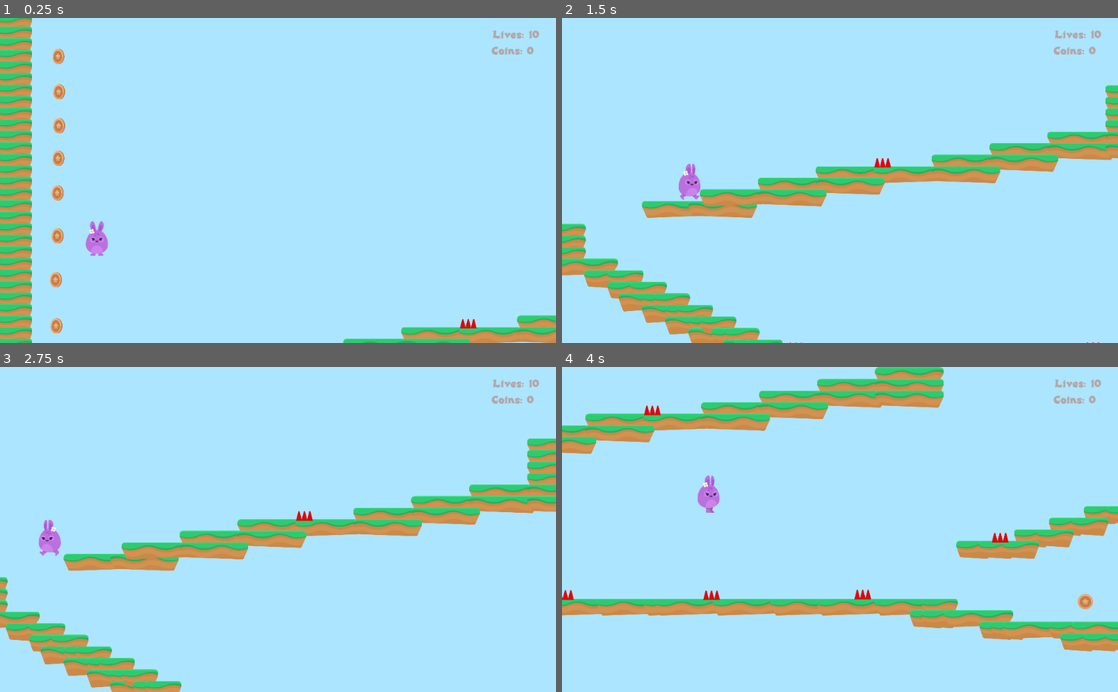
Above: before the commit, frames 1-4 (two rows, left to right).
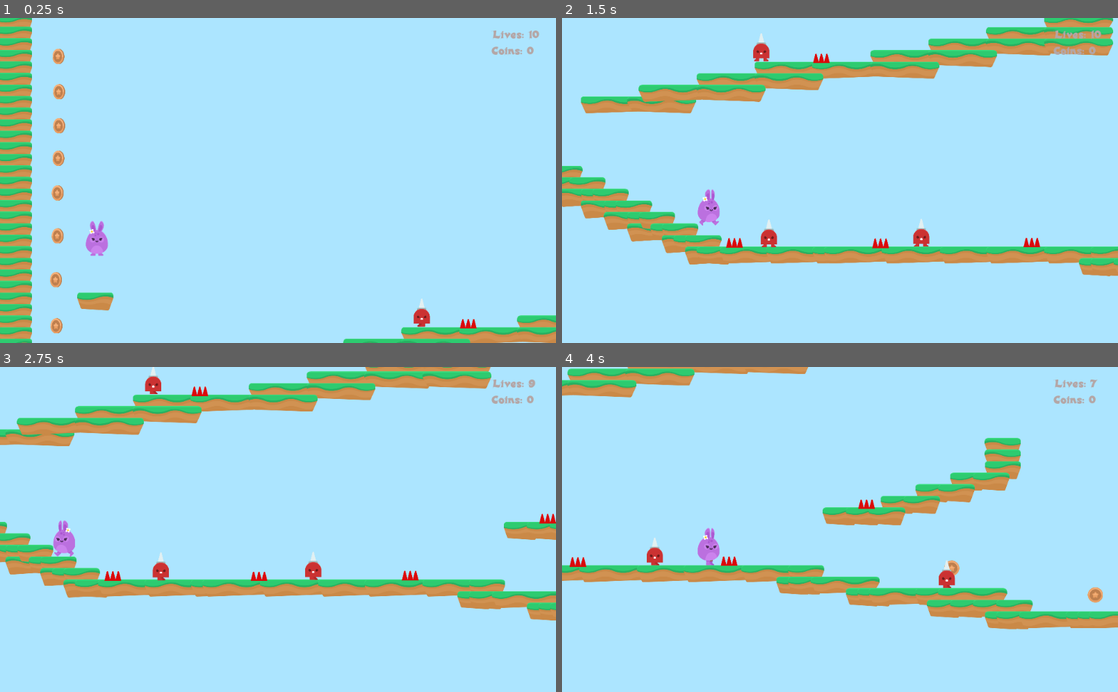
Above: after the commit, the same moments.

Repository: ikostan/IntroToGodot
Game: Godot game, scene res://Levels/Level_1.tscn
Two runs of this game, one before a commit and one after it. Both use one fixed random seed, a clock stepped at 60 frames per second and the inputs below.
Inputs:
- Up to frame 1 (0.25 s): no input
- Up to frame 2 (1.5 s): hold Right (right) from 0.53 s (still down); tap Space (jump) at 0.77 s
- Up to frame 3 (2.75 s): tap Space (jump) at 1.52 s; release Right (right) at 2.03 s; hold Left (left) from 2.03 s (still down)
- Up to frame 4 (4 s): release Left (left) at 2.78 s; hold Right (right) from 2.78 s (still down); tap Space (jump) at 3.02, 3.77 s

The runs differ from the first frame. In frame 1, 0.5% of the frame differs, in the area x 13-78%, y 84-96%; in frame 2, 27%, in the area x 0-100%, y 0-100%; in frame 3, 26%; in frame 4, 26%.

Commit message:
First NPC -> SpikeMan

Diff:
--- a/Hazards/Hazards.gd
+++ b/Hazards/Hazards.gd
@@ -2,7 +2,7 @@
 
 
 func _on_SpikesTop_body_entered(body):
-	"SpikesTop listener"
+	"SpikesTop, NPC listener"
 
 	# DEBUG only
 	# load GLOBALS
--- a/Levels/Level_1.tscn
+++ b/Levels/Level_1.tscn
@@ -9,6 +9,7 @@
 [ext_resource path="res://Levels/GameState.gd" type="Script" id=7]
 [ext_resource path="res://GUI/GUI.tscn" type="PackedScene" id=8]
 [ext_resource path="res://Coin/Coin.tscn" type="PackedScene" id=9]
+[ext_resource path="res://NPC/SpikeMan.tscn" type="PackedScene" id=10]
 
 [node name="Level_1" type="Node2D"]
 script = ExtResource( 7 )
@@ -20,7 +21,7 @@
 tile_set = ExtResource( 2 )
 collision_layer = 2
 format = 1
-tile_data = PoolIntArray( -2424873, 1, 0, -2359337, 1, 0, -2 …(521 unchanged characters)… 9, 1, 0, -917485, 0, 0, -786473, 1, 0, -851954, 0, 0, -851949, 536870912, 0, -72 …(2270 unchanged characters)…
+tile_data = PoolIntArray( -2424873, 1, 0, -2359337, 1, 0, -2 …(521 unchanged characters)… 9, 1, 0, -917485, 0, 0, -786473, 1, 0, -786466, 1, 0, -851954, 0, 0, -851949, 536870912, 0, -72 …(2270 unchanged characters)…
 
 [node name="Items" type="Node" parent="."]
 
@@ -109,29 +110,54 @@
 
 [node name="Hazards" type="Node" parent="."]
 
-[node name="SpikesTop" parent="Hazards" instance=ExtResource( 3 )]
+[node name="Spikes" type="Node" parent="Hazards"]
+
+[node name="SpikesTop" parent="Hazards/Spikes" instance=ExtResource( 3 )]
 position = Vector2( 2467.63, -1429.47 )
 collision_layer = 4
 
-[node name="SpikesTop2" parent="Hazards" instance=ExtResource( 3 )]
+[node name="SpikesTop2" parent="Hazards/Spikes" instance=ExtResource( 3 )]
 position = Vector2( -14.1423, -657.985 )
 collision_layer = 4
 
-[node name="SpikesTop3" parent="Hazards" instance=ExtResource( 3 )]
+[node name="SpikesTop3" parent="Hazards/Spikes" instance=ExtResource( 3 )]
 position = Vector2( 1907.85, 46.9213 )
 collision_layer = 4
 
-[node name="SpikesTop4" parent="Hazards" instance=ExtResource( 3 )]
+[node name="SpikesTop4" parent="Hazards/Spikes" instance=ExtResource( 3 )]
 position = Vector2( 1148.34, 362.039 )
 collision_layer = 4
 
-[node name="SpikesTop5" parent="Hazards" instance=ExtResource( 3 )]
+[node name="SpikesTop5" parent="Hazards/Spikes" instance=ExtResource( 3 )]
 position = Vector2( 312.95, 366.286 )
 collision_layer = 4
 
-[node name="SpikesTop6" parent="Hazards" instance=ExtResource( 3 )]
+[node name="SpikesTop6" parent="Hazards/Spikes" instance=ExtResource( 3 )]
 position = Vector2( -494.551, 363.687 )
 collision_layer = 4
+
+[node name="SpikeMans" type="Node" parent="Hazards"]
+
+[node name="SpikeMan" parent="Hazards/SpikeMans" instance=ExtResource( 10 )]
+position = Vector2( -246.364, -720.028 )
+
+[node name="SpikeMan2" parent="Hazards/SpikeMans" instance=ExtResource( 10 )]
+position = Vector2( -2025.73, -212.785 )
+
+[node name="SpikeMan3" parent="Hazards/SpikeMans" instance=ExtResource( 10 )]
+position = Vector2( -204.243, 310.474 )
+
+[node name="SpikeMan4" parent="Hazards/SpikeMans" instance=ExtResource( 10 )]
+position = Vector2( 2250.76, 433.959 )
+
+[node name="SpikeMan5" parent="Hazards/SpikeMans" instance=ExtResource( 10 )]
+position = Vector2( 637.551, 307.804 )
+
+[node name="SpikeMan6" parent="Hazards/SpikeMans" instance=ExtResource( 10 )]
+position = Vector2( 3253.24, 564.64 )
+
+[node name="SpikeMan7" parent="Hazards/SpikeMans" instance=ExtResource( 10 )]
+position = Vector2( 2922.2, -1483 )
 
 [node name="AudioStreamBackgroundMusic" type="AudioStreamPlayer" parent="."]
 stream = ExtResource( 4 )
--- /dev/null
+++ b/NPC/SpikeMan.tscn
@@ -0,0 +1,81 @@
+[gd_scene load_steps=7 format=2]
+
+[ext_resource path="res://GFX/Enemies/spikeMan_stand.png" type="Texture" id=1]
+[ext_resource path="res://GFX/Enemies/spikeMan_walk1.png" type="Texture" id=2]
+[ext_resource path="res://GFX/Enemies/spikeMan_walk2.png" type="Texture" id=3]
+[ext_resource path="res://Hazards/Hazards.gd" type="Script" id=4]
+
+[sub_resource type="SpriteFrames" id=1]
+animations = [ {
+"frames": [ ExtResource( 1 ) ],
+"loop": true,
+"name": "idle",
+"speed": 5.0
+}, {
+"frames": [ ExtResource( 2 ), ExtResource( 3 ) ],
+"loop": true,
+"name": "walk",
+"speed": 5.0
+} ]
+
+[sub_resource type="Animation" id=2]
+resource_name = "SpikeMan"
+length = 6.0
+loop = true
+step = 1.0
+tracks/0/type = "value"
+tracks/0/path = NodePath(".:position")
+tracks/0/interp = 1
+tracks/0/loop_wrap = true
+tracks/0/imported = false
+tracks/0/enabled = true
+tracks/0/keys = {
+"times": PoolRealArray( 0, 1, 2, 4, 5 ),
+"transitions": PoolRealArray( 1, 1, 1, 1, 1 ),
+"update": 0,
+"values": [ Vector2( 0, 0 ), Vector2( -100, 0 ), Vector2( -100, 0 ), Vector2( 100, 0 ), Vector2( 100, 0 ) ]
+}
+tracks/1/type = "value"
+tracks/1/path = NodePath("AnimatedSprite:flip_h")
+tracks/1/interp = 1
+tracks/1/loop_wrap = true
+tracks/1/imported = false
+tracks/1/enabled = true
+tracks/1/keys = {
+"times": PoolRealArray( 0, 1, 5 ),
+"transitions": PoolRealArray( 1, 1, 1 ),
+"update": 0,
+"values": [ true, false, true ]
+}
+tracks/2/type = "value"
+tracks/2/path = NodePath("AnimatedSprite:animation")
+tracks/2/interp = 1
+tracks/2/loop_wrap = true
+tracks/2/imported = false
+tracks/2/enabled = true
+tracks/2/keys = {
+"times": PoolRealArray( 0, 1, 2, 4, 5 ),
+"transitions": PoolRealArray( 1, 1, 1, 1, 1 ),
+"update": 1,
+"values": [ "walk", "idle", "walk", "idle", "walk" ]
+}
+
+[node name="SpikeMan" type="Node2D"]
+
+[node name="Area2D" type="Area2D" parent="."]
+position = Vector2( 71.1332, 0 )
+collision_layer = 4
+script = ExtResource( 4 )
+
+[node name="CollisionPolygon2D" type="CollisionPolygon2D" parent="Area2D"]
+polygon = PoolVector2Array( -0.40274, -76.8548, -44.0568, 13.5714, -44.5022, 77.2707, 44.1422, 77.7161, 44.1422, 11.7896 )
+
+[node name="AnimatedSprite" type="AnimatedSprite" parent="Area2D"]
+frames = SubResource( 1 )
+animation = "walk"
+playing = true
+
+[node name="AnimationPlayer" type="AnimationPlayer" parent="Area2D"]
+autoplay = "SpikeMan"
+anims/SpikeMan = SubResource( 2 )
+[connection signal="body_entered" from="Area2D" to="Area2D" method="_on_SpikesTop_body_entered"]
Not shown: 1 places in Levels/Level_1.tscn that only renumber resources
